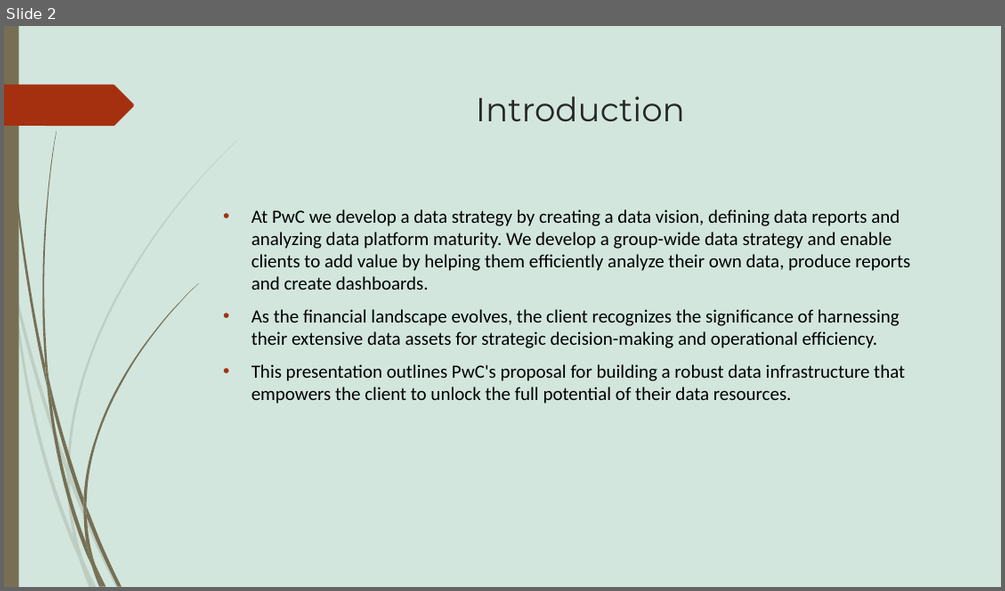
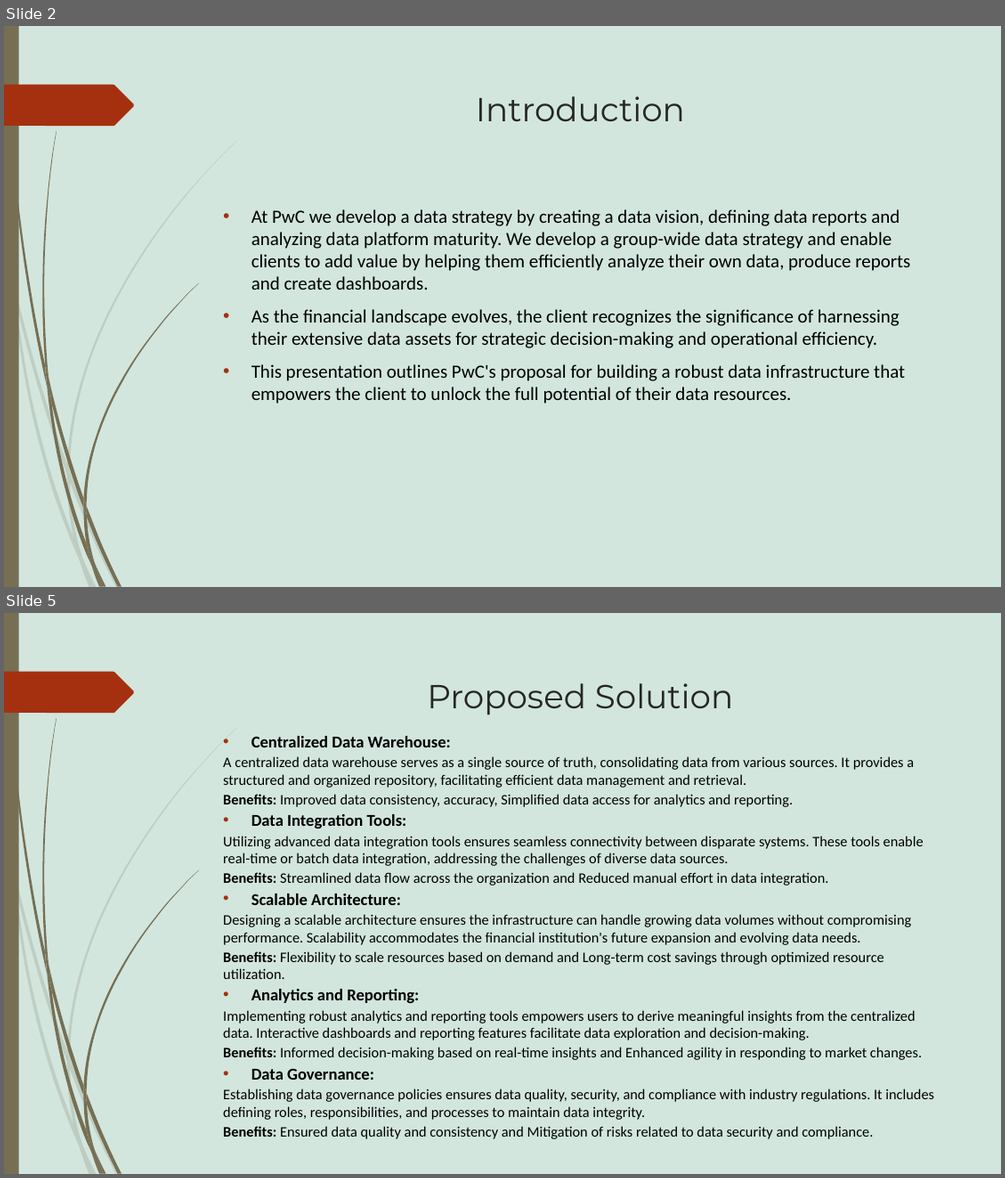
Before and after one commit to Akshay-Paunikar/Forage_Virtual_Internship_Program, a slide deck: PWC - Digital Intelligence/Task 4 - Data Analytics Strategy/Task_4_Data_Analytics_Strategy.pptx. Shown one above the other, each under a label of ours: slide 2 before the commit, slides 2 and 5 after it; the slides between them are not shown. The pictures are 1005x591 and 1005x1178 pixels, drawn with LibreOffice and Linux fonts; fonts in the diff are those of the drawing. Boxes give left, top, right and bottom in pixels: in the first picture for what was removed or moved away, otherwise in the second. Text is boxed around its words. In the diff, an @@ line names an element or a change of style, - is before the commit and + after.

```diff
--- a/PWC - Digital Intelligence/Task 4 - Data Analytics Strategy/Task_4_Data_Analytics_Strategy.pptx
+++ b/PWC - Digital Intelligence/Task 4 - Data Analytics Strategy/Task_4_Data_Analytics_Strategy.pptx
@@ slide 5 added at [4, 613, 1001, 1174], background #C3DED3 at 75% opacity; not listed: 24 template elements that a slide beside it also shows @@
@@ title added at [427, 683, 733, 715], 32 pt, text #262626 @@
+Proposed Solution
@@ text added at [223, 736, 934, 1139], 14 pt, text #000000 @@
+• Centralized Data Warehouse:
+A centralized data warehouse serves as a single source of truth, consolidating data from various sources. It provides a structured and organized repository, facilitating efficient data management and retrieval.
+Benefits: Improved data consistency, accuracy, Simplified data access for analytics and reporting.
+• Data Integration Tools:
+Utilizing advanced data integration tools ensures seamless connectivity between disparate systems. These tools enable real-time or batch data integration, addressing the challenges of diverse data sources.
+Benefits: Streamlined data flow across the organization and Reduced manual effort in data integration.
+• Scalable Architecture:
+Designing a scalable architecture ensures the infrastructure can handle growing data volumes without compromising performance. Scalability accommodates the financial institution's future expansion and evolving data needs.
+Benefits: Flexibility to scale resources based on demand and Long-term cost savings through optimized resource utilization.
+• Analytics and Reporting:
+Implementing robust analytics and reporting tools empowers users to derive meaningful insights from the centralized data. Interactive dashboards and reporting features facilitate data exploration and decision-making.
+Benefits: Informed decision-making based on real-time insights and Enhanced agility in responding to market changes.
+• Data Governance:
+Establishing data governance policies ensures data quality, security, and compliance with industry regulations. It includes defining roles, responsibilities, and processes to maintain data integrity.
+Benefits: Ensured data quality and consistency and Mitigation of risks related to data security and compliance.
```
Also in this commit, not shown: 1 slide changed, 1 other slide added.
